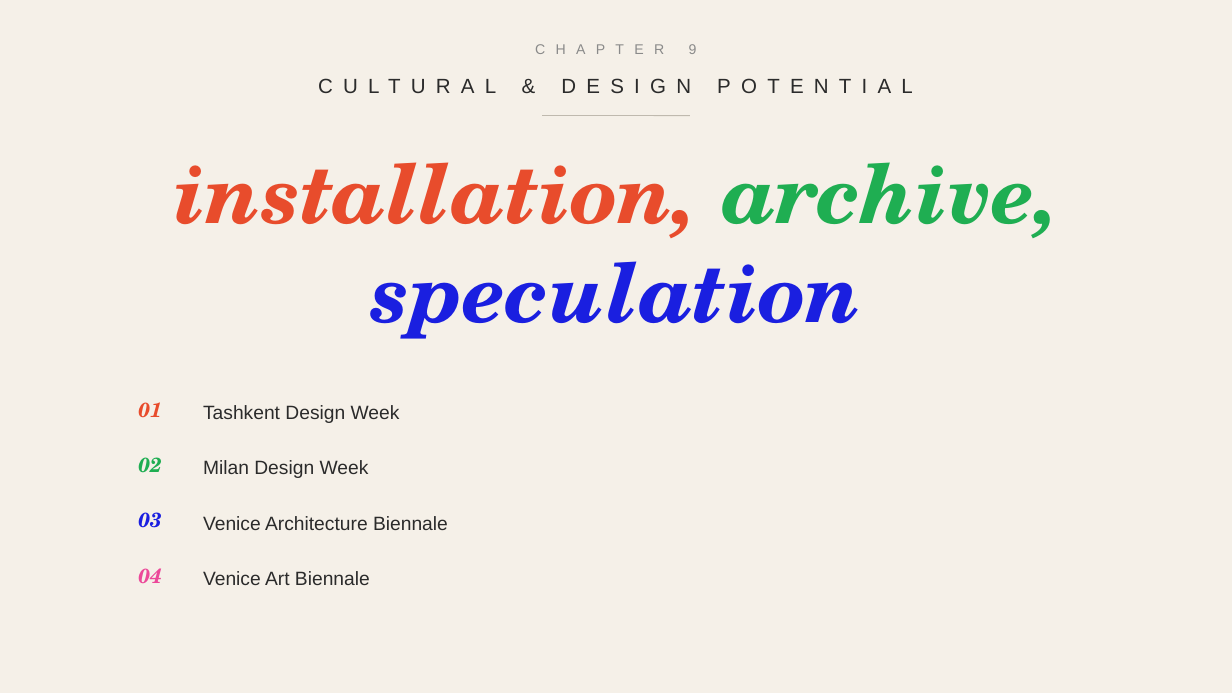
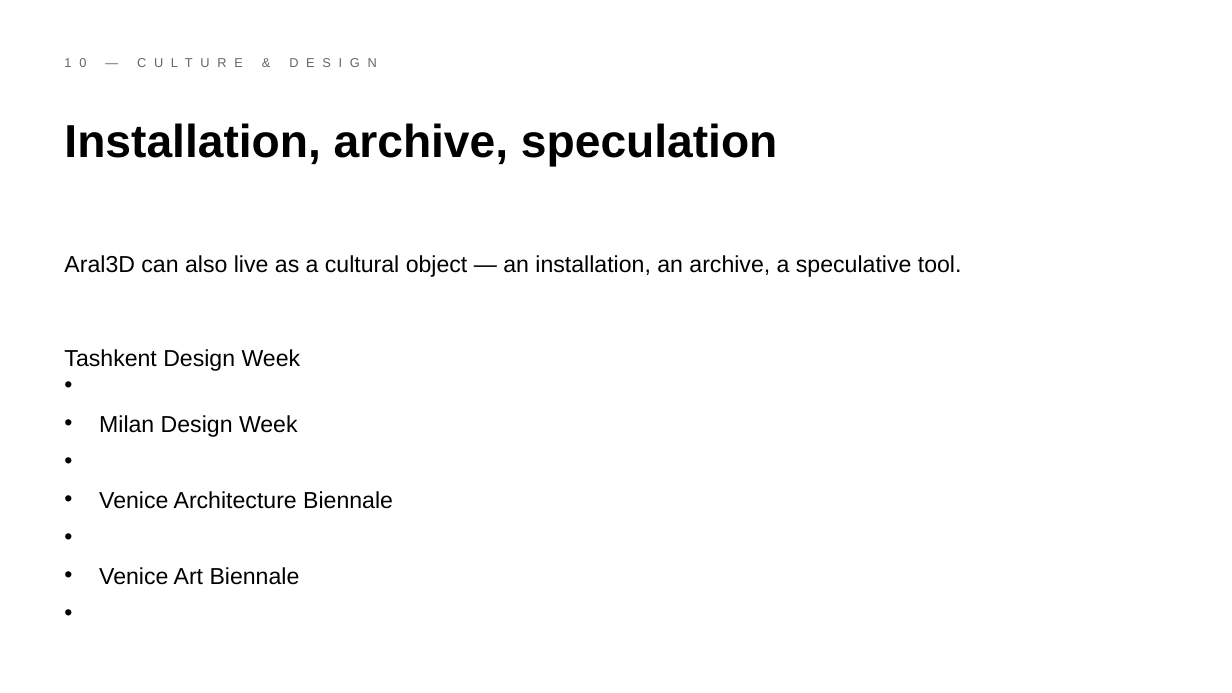
Before and after one commit to timateus/aral3d, a slide deck: slide 10 of public/aral3d-presentation.pptx. Drawn at 1232x693 pixels with LibreOffice and Linux fonts; fonts in the diff are those of the drawing. Boxes give left, top, right and bottom in pixels: in the first picture for what was removed or moved away, otherwise in the second. Text is boxed around its words. In the diff, an @@ line names an element or a change of style, - is before the commit and + after.

```diff
--- a/public/aral3d-presentation.pptx
+++ b/public/aral3d-presentation.pptx
@@ background #F5F0E8 to #FFFFFF @@
@@ text at (689, 44, 697, 54): text changed; size 11 to 10 pt; text colour #8A8A8A to #666666 @@
-CHAPTER 9
+10 — CULTURE & DESIGN
@@ text removed at (0, 65, 1232, 106) @@
-CULTURAL & DESIGN POTENTIAL
@@ line removed from (543, 116) to (690, 116) @@
@@ text at (64, 123, 777, 166): text changed; size 64 to 36 pt; font TeX Gyre Schola to Arial; text colour #E84C2C to #000000; italic off @@
-installation, archive, speculation
+Installation, archive, speculation
@@ text added at (64, 255, 962, 277), 18 pt, text #000000 @@
+Aral3D can also live as a cultural object — an installation, an archive, a speculative tool.
@@ text "Tashkent Design Week": place and size @@
-text "Tashkent Design Week" at (203, 460, 369, 478)
+text "Tashkent Design Week" at (64, 349, 393, 585)
@@ text at (64, 349, 301, 371): paragraph added @@
+• Tashkent Design Week
@@ text at (99, 415, 298, 437): size 15 to 18 pt, text colour #2B2B2B to #000000 in "Milan Design Week"; bullet none to •; more space between paragraphs @@
@@ text removed at (138, 402, 162, 418) @@
-01
@@ text removed at (203, 405, 400, 423) @@
-Tashkent Design Week
@@ text removed at (138, 457, 162, 473) @@
-02
@@ text at (99, 491, 393, 585): paragraphs added @@
+• Venice Architecture Biennale
+• Venice Art Biennale
@@ text removed at (138, 512, 162, 528) @@
-03
@@ text removed at (203, 516, 448, 530) @@
-Venice Architecture Biennale
@@ text removed at (138, 568, 162, 584) @@
-04
@@ text removed at (203, 571, 370, 585) @@
-Venice Art Biennale
```
Also in this commit, not shown: 16 other slides changed, 18 other files.
